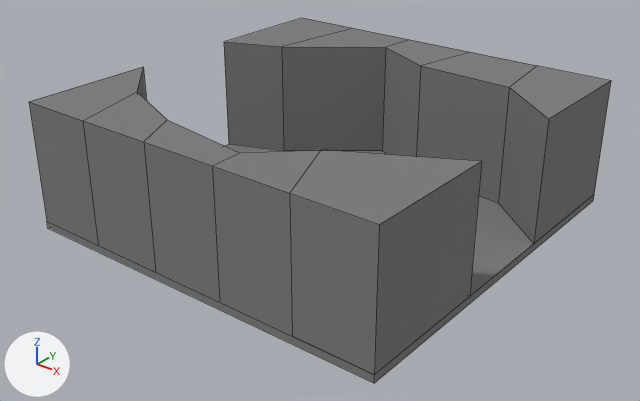
Renders of the FBX model Assets/Art/Models/Tiles/MDL_I-Floor_1.fbx from each side of a commit.
Before and after are seen from a 50 mm camera at (18.9, -24.2, 15.5) aimed at (0.2, -0.8, 0.9). Every picture has the same lights, and +X, +Y and +Z are marked at lower left. The first picture is the older version. Mesh edges are drawn as thin lines. Where no turn or scale is listed for an object, it has been applied to the vertices.

The first picture shows 'Floor', 'I1_wall1', 'I1_wall2'.
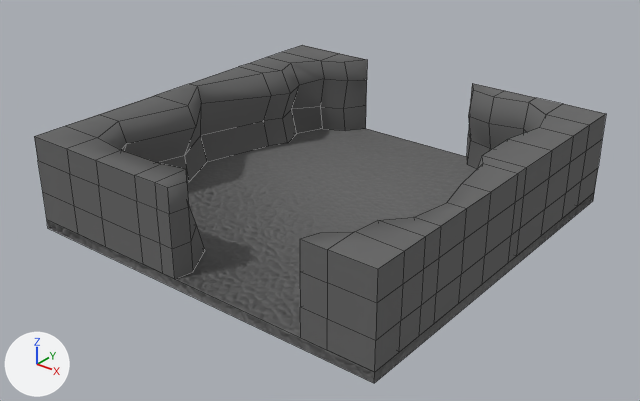
The newer file is also rescaled (x1.667) as a whole; pictures and numbers use the older file's frame.

Boxes [x1, y1, x2, y2] around the edits, measured in the pictures (640 x 401 px):
'I1_wall1', deleted: before [29, 67, 481, 375]
'I1_wall2', deleted: before [224, 18, 611, 243]
'I1_Wall1', added: after [300, 83, 606, 373]
'Floor', reshaped (6% taller): before [47, 144, 594, 383]; after [47, 129, 594, 383]
'I1_Wall2', added: after [34, 45, 367, 279]

The change, as a list of edits to the scene's bpy script:
```text
Add img_tex_floor_normal_png:
    img_tex_floor_normal_png = load_image('TEX_Floor_Normal.png', '../../Textures/Tiles/TEX_Floor_Normal.png', 2048, 2048, 'Non-Color')
Add mat_floor:
    mat_floor = bpy.data.materials.new('Floor')
    # colours: dark grey #666666
    # uses the picture img_tex_floor_normal_png
Add mat_wall:
    mat_wall = principled_material('Wall')
    mat_wall.base_color = (0.134, 0.134, 0.134)  # dark grey #666666
    mat_wall.roughness = 1.0
Change me_cube:
    used by ob_floor; location = (0.0, 0.0, 0.0)
    remove me_cube.from_pydata(...)  # 8 vertices, 6 faces; spans x -7.5..7.5, y -7.5..7.5, z 0.0..0.3
    add me_cube.from_pydata(...)  # 8 vertices, 6 faces; spans x -7.5..7.5, y -7.5..7.5, z 0.0..0.4
    me_cube part 1: 6 faces spanning x -7.5..7.5, y -7.5..7.5, z 0.0..0.4 switch from mat_grey (grey #7b7b7b) to mat_floor
    edits to the shape of me_cube do not show in these pictures
Add me_cube_013:
    me_cube_013.from_pydata(...)  # 128 vertices, 126 faces; spans x 1.7..7.5, y -7.5..7.5, z 0.37..3.74
    me_cube_013.materials.append(mat_wall)  # dark grey #666666
Add me_cube_017:
    me_cube_017.from_pydata(...)  # 120 vertices, 118 faces; spans x -7.5..-0.4, y -7.5..7.5, z 0.4..3.7
    me_cube_017.materials.append(mat_wall)  # dark grey #666666
Remove ob_i1_wall1:
    ob_i1_wall1 = bpy.data.objects.new('I1_wall1', me_cube_010)
    ob_i1_wall1.location = (0.0, 0.0, 0.0)
Remove ob_i1_wall2:
    ob_i1_wall2 = bpy.data.objects.new('I1_wall2', me_cube_001)
    ob_i1_wall2.location = (0.0, 0.0, 0.0)
Add ob_i1_wall1_1:
    ob_i1_wall1_1 = bpy.data.objects.new('I1_Wall1', me_cube_013)
    ob_i1_wall1_1.location = (0.0, 0.0, 0.0)
Add ob_i1_wall2_1:
    ob_i1_wall2_1 = bpy.data.objects.new('I1_Wall2', me_cube_017)
    ob_i1_wall2_1.location = (0.0, 0.0, 0.0)
```
